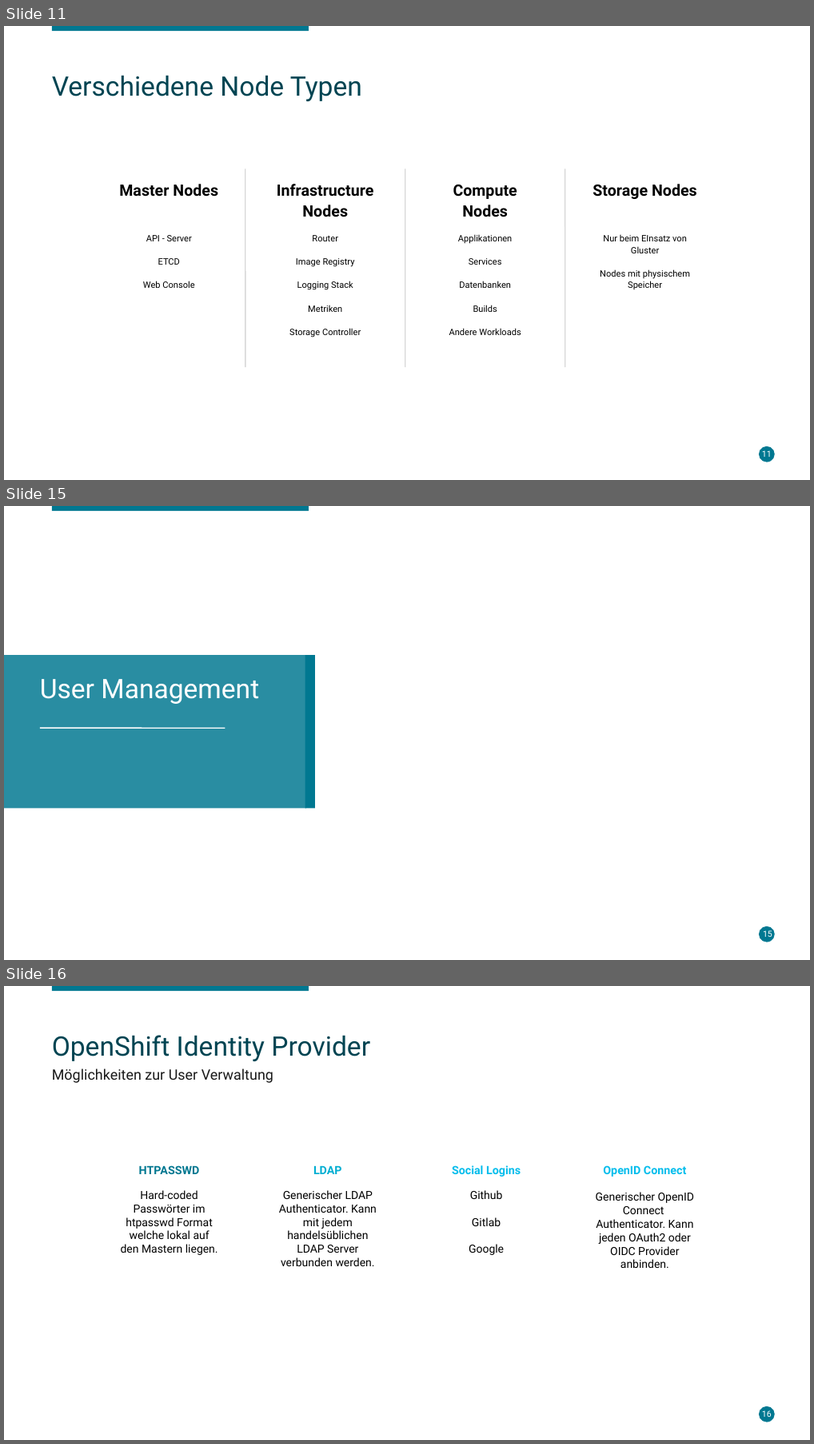
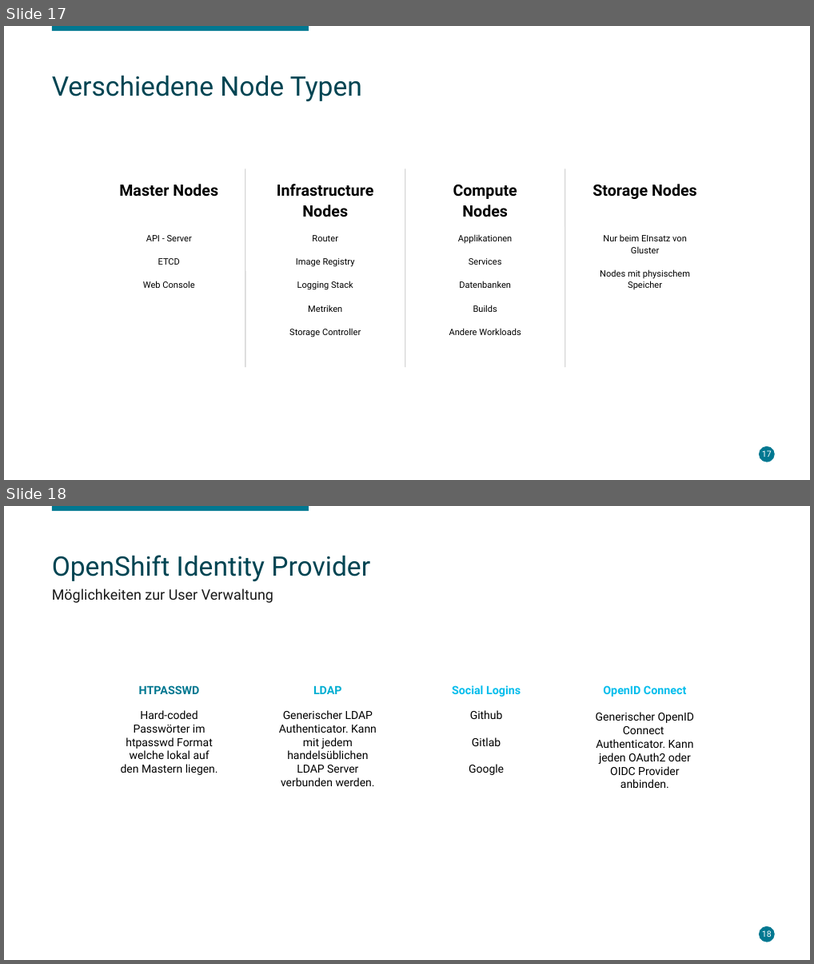
Before and after one commit to lukeelten/openshift-slac, a slide deck: Enterprise Container Management.odp. Shown one above the other, each under a label of ours: slides 11, 15 and 16 before the commit, slides 17 and 18 after it; the slides between them are not shown. The pictures are 814x1444 and 814x964 pixels, drawn with LibreOffice and Linux fonts; fonts in the diff are those of the drawing; background and template pictures are left out. Boxes give left, top, right and bottom in pixels: in the first picture for what was removed or moved away, otherwise in the second. Text is boxed around its words. In the diff, an @@ line names an element or a change of style, - is before the commit and + after.

```diff
--- a/Enterprise Container Management.odp
+++ b/Enterprise Container Management.odp
@@ slide 15 removed at [4, 506, 810, 960], background #FFFFFF @@
@@ rectangle removed at [51, 506, 309, 511] @@
@@ rectangle removed at [4, 655, 306, 808] @@
@@ rectangle removed at [306, 655, 315, 808] @@
@@ text removed at [40, 679, 259, 704] @@
-User Management
@@ line removed from (40, 728) to (225, 728) @@
@@ page number removed at [755, 929, 765, 940] @@
-15
@@ ellipse removed at [758, 926, 775, 942] @@
@@ page number removed at [763, 930, 773, 940] @@
-15
@@ what was slide 11 is now slide 17 @@
@@ page number at [762, 450, 772, 456]: text changed @@
-11
+17
@@ what was slide 16 is now slide 18 @@
```
Also in this commit, not shown: 2 slides changed, 8 slides added, 4 other slides removed, 6 other files.
